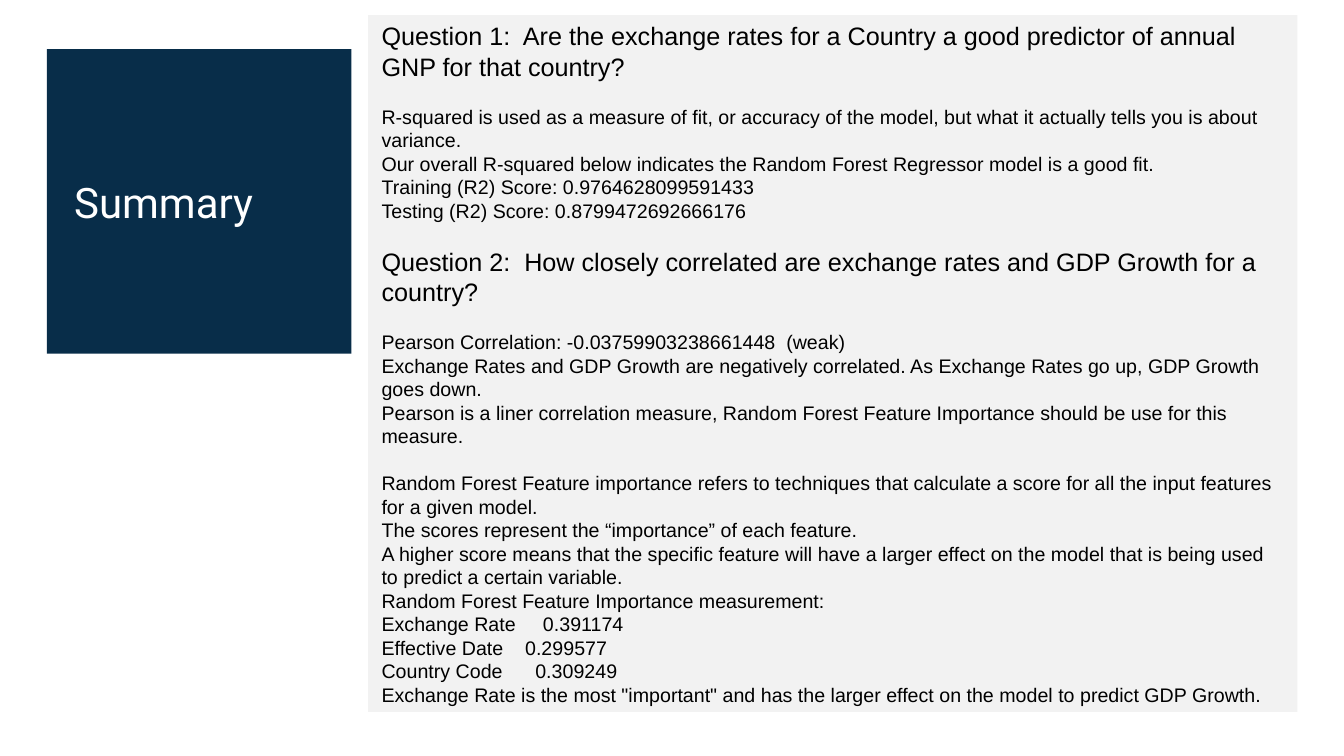
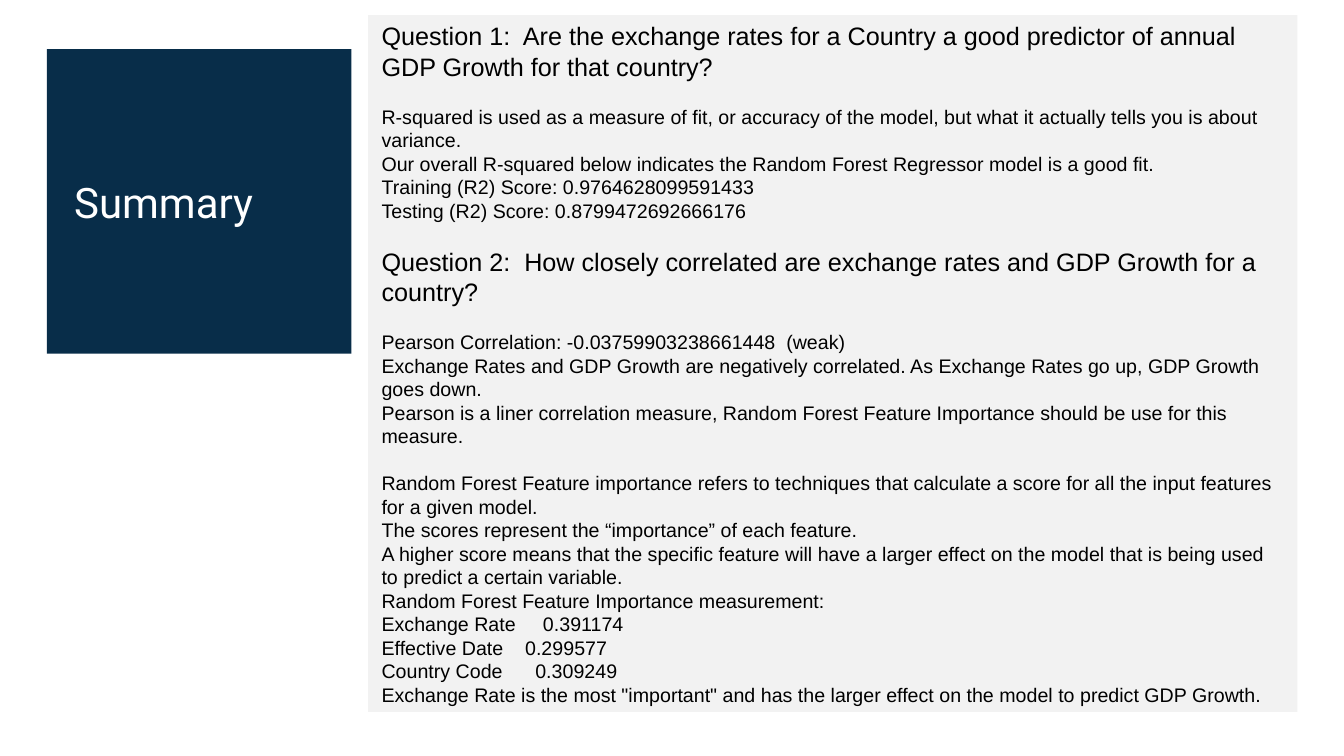
Before and after one commit to tbrown14611/Project_2, a slide deck: slide 9 of Team 3 AI_Bootcamp_Project_2.pptx. Drawn at 1344x756 pixels with LibreOffice and Linux fonts; fonts in the diff are those of the drawing. Boxes give left, top, right and bottom in pixels: in the first picture for what was removed or moved away, otherwise in the second. Text is boxed around its words. In the diff, an @@ line names an element or a change of style, - is before the commit and + after.

```diff
--- a/Team 3 AI_Bootcamp_Project_2.pptx
+++ b/Team 3 AI_Bootcamp_Project_2.pptx
@@ text in rectangle at bbox=[382, 26, 1236, 81]: text changed @@
-Question 1: Are the exchange rates for a Country a good predictor of annual GNP for that country?
+Question 1: Are the exchange rates for a Country a good predictor of annual GDP Growth for that country?
```
